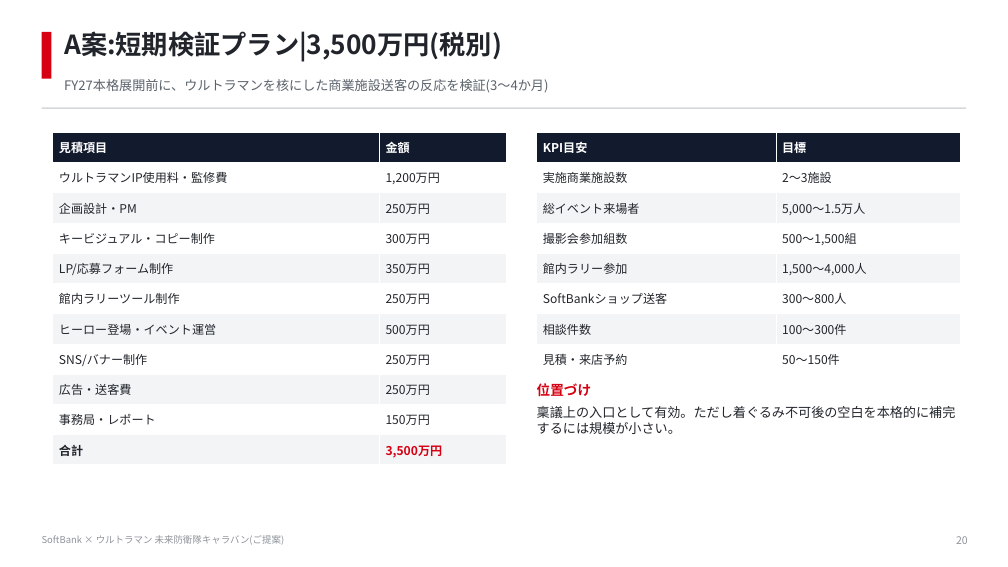
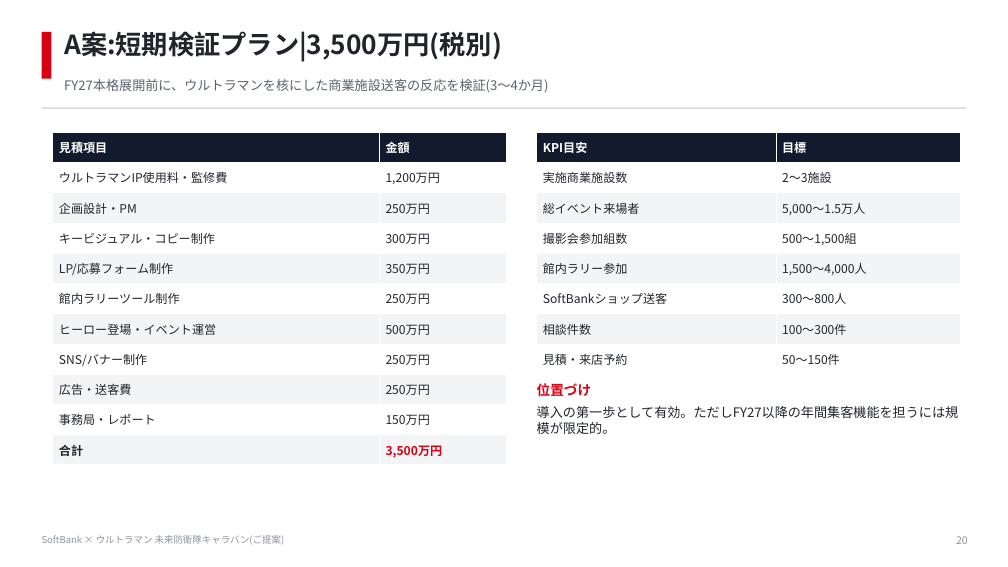
Before and after one commit to hayatoshintani-spe/kessho-lens, a slide deck: slide 20 of docs/proposals/softbank-ultraman-caravan/SoftBank_Ultraman_未来防衛隊キャラバン_提案資料.pptx. Drawn at 1008x567 pixels with LibreOffice and Linux fonts; fonts in the diff are those of the drawing. Boxes give left, top, right and bottom in pixels: in the first picture for what was removed or moved away, otherwise in the second. Text is boxed around its words. In the diff, an @@ line names an element or a change of style, - is before the commit and + after.

```diff
--- a/docs/proposals/softbank-ultraman-caravan/SoftBank_Ultraman_未来防衛隊キャラバン_提案資料.pptx
+++ b/docs/proposals/softbank-ultraman-caravan/SoftBank_Ultraman_未来防衛隊キャラバン_提案資料.pptx
@@ text at (537,406,958,434): text changed @@
-稟議上の入口として有効。ただし着ぐるみ不可後の空白を本格的に補完するには規模が小さい。
+導入の第一歩として有効。ただしFY27以降の年間集客機能を担うには規模が限定的。
```
Also in this commit, not shown: 12 other slides changed, 1 other file.
